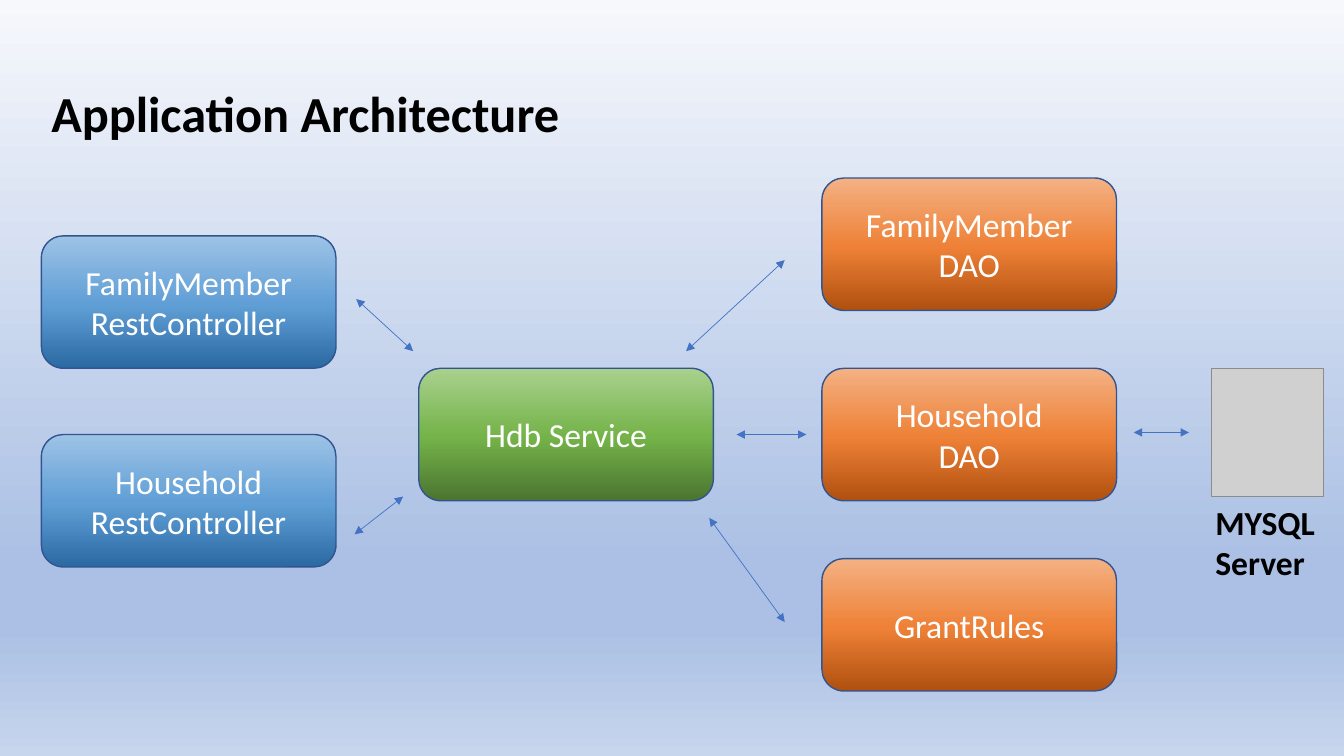
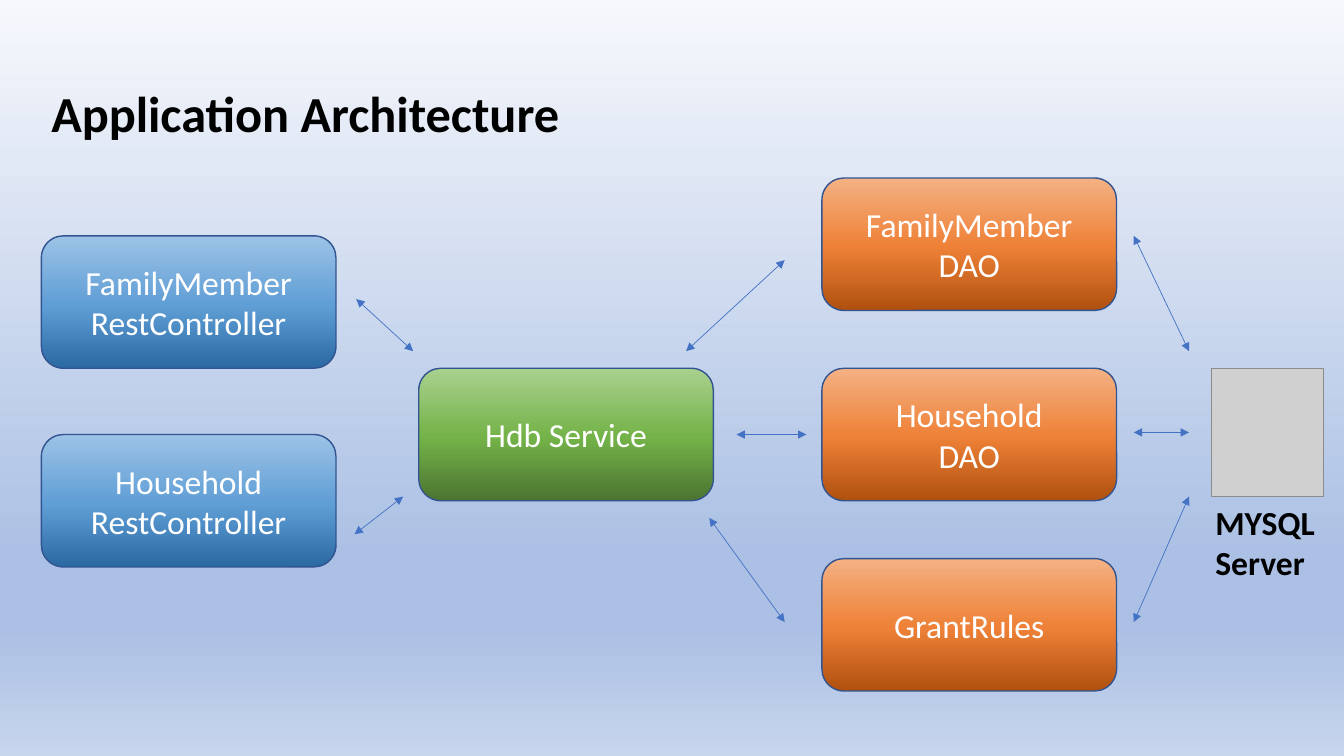
Before and after one commit to zhihong8888/spring_rest_project_hdb, a slide deck: slide 1 of notes/slides.pptx. Drawn at 1344x756 pixels with LibreOffice and Linux fonts; fonts in the diff are those of the drawing; grey boxes stand for pictures. Boxes give left, top, right and bottom in pixels: in the first picture for what was removed or moved away, otherwise in the second. Text is boxed around its words. In the diff, an @@ line names an element or a change of style, - is before the commit and + after.

```diff
--- a/notes/slides.pptx
+++ b/notes/slides.pptx
@@ double arrow added from (1134, 236) to (1190, 351), #4472C4 0.5 pt @@
@@ double arrow added from (1134, 622) to (1190, 497), #4472C4 0.5 pt @@
```
Also in this commit, not shown: 1 other file.
